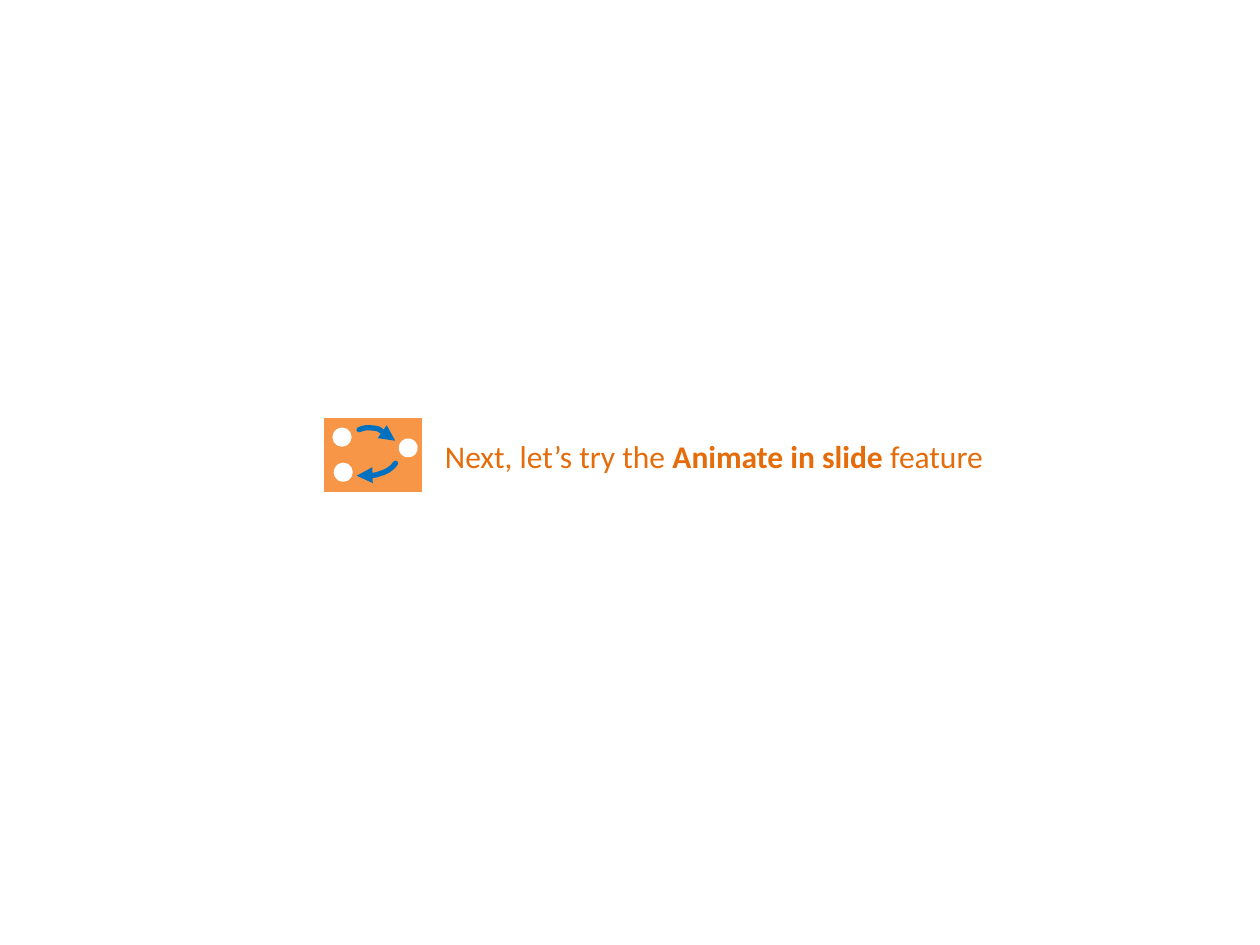
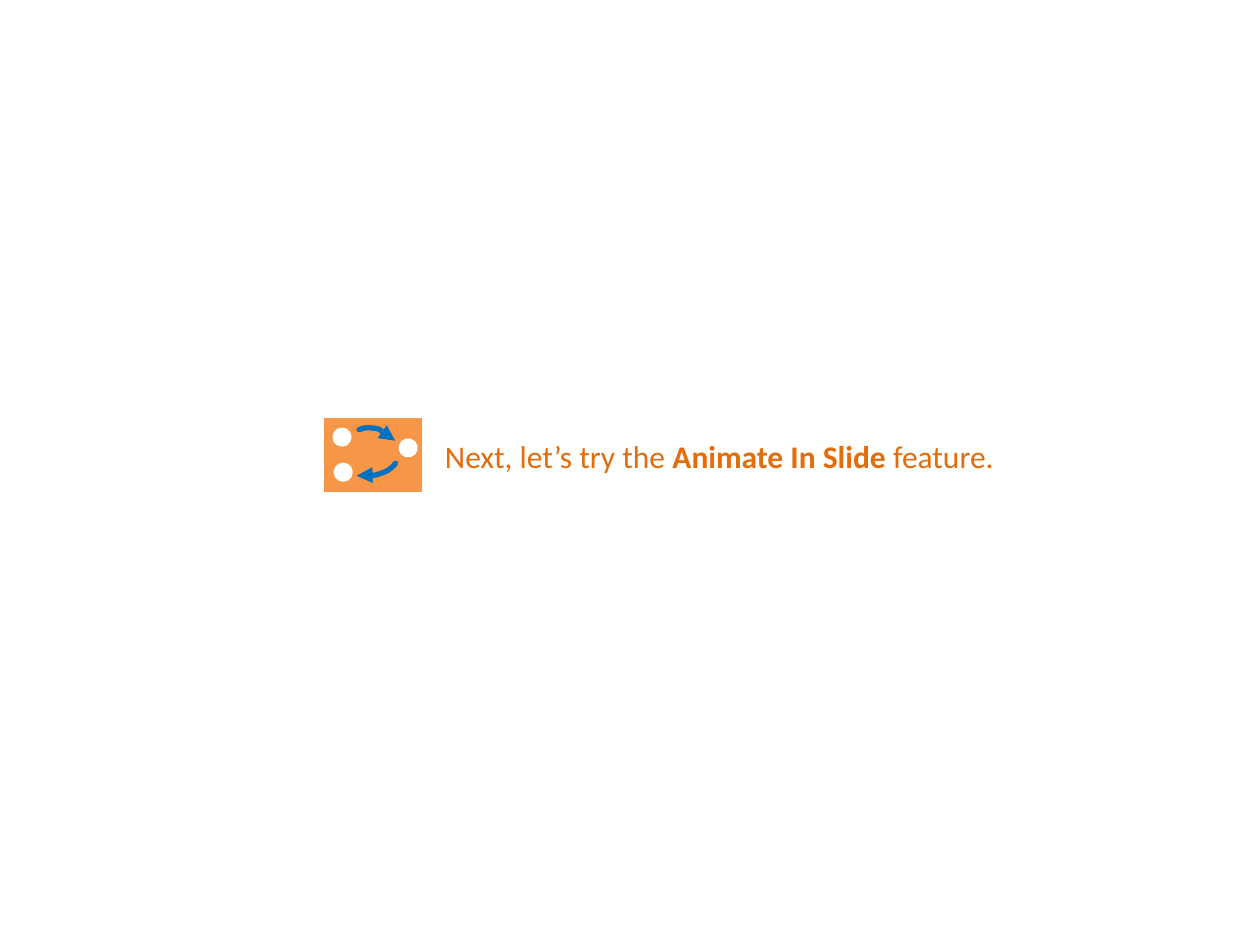
Before and after one commit to PowerPointLabs/PowerPointLabs, a slide deck: slide 15 of doc/PowerPointLabs Quick Tutorial.pptx. Drawn at 1260x945 pixels with LibreOffice and Linux fonts; fonts in the diff are those of the drawing. Boxes give left, top, right and bottom in pixels: in the first picture for what was removed or moved away, otherwise in the second. Text is boxed around its words. In the diff, an @@ line names an element or a change of style, - is before the commit and + after.

Commit message:
Update icons and phrasing of tutorial slides.
In particular, the Highlight Points section was changed - it previously
referred to Highlight Text instead.

```diff
--- a/doc/PowerPointLabs Quick Tutorial.pptx
+++ b/doc/PowerPointLabs Quick Tutorial.pptx
@@ text at (x1=445, y1=446, x2=993, y2=473): text changed @@
-Next, let’s try the Animate in slide feature
+Next, let’s try the Animate In Slide feature.
```
Also in this commit, not shown: 23 other slides changed.
